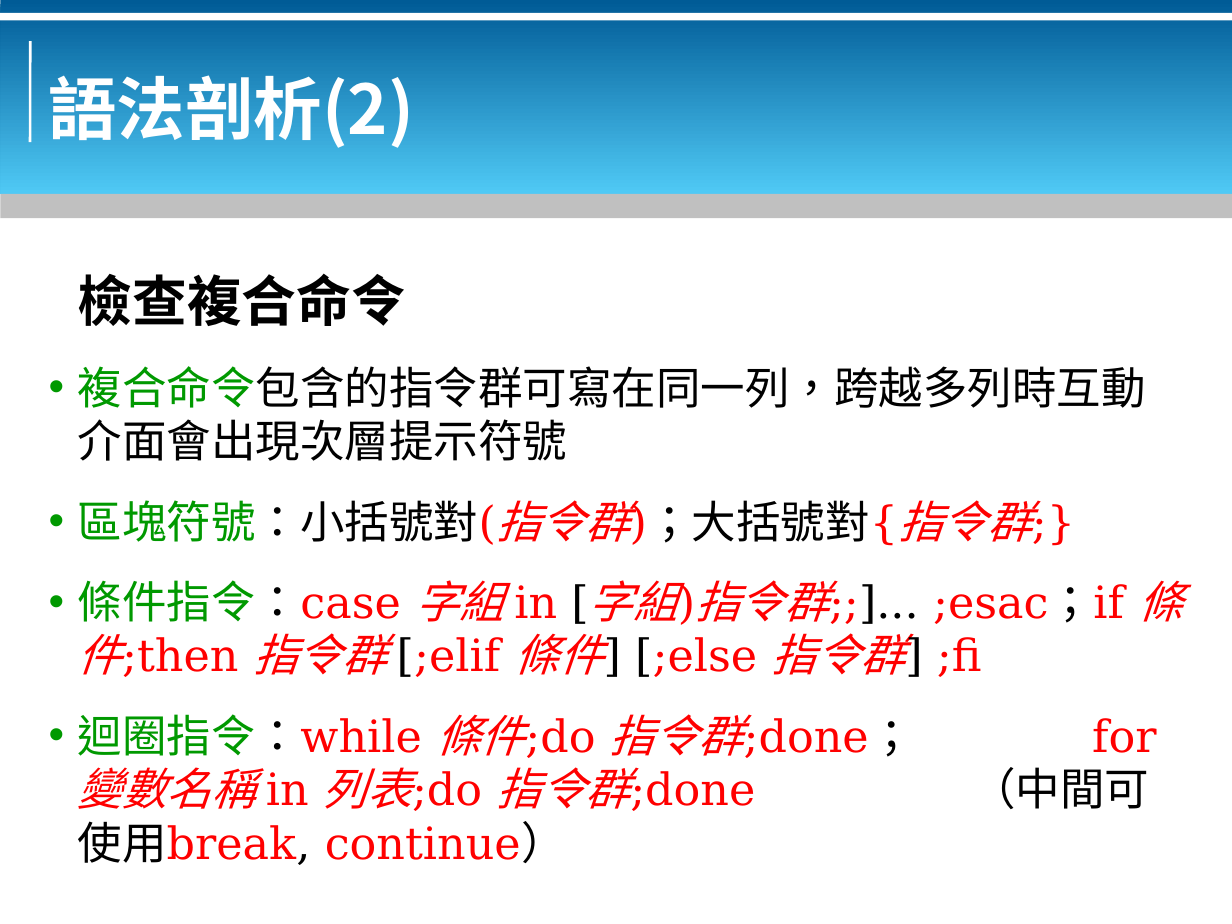
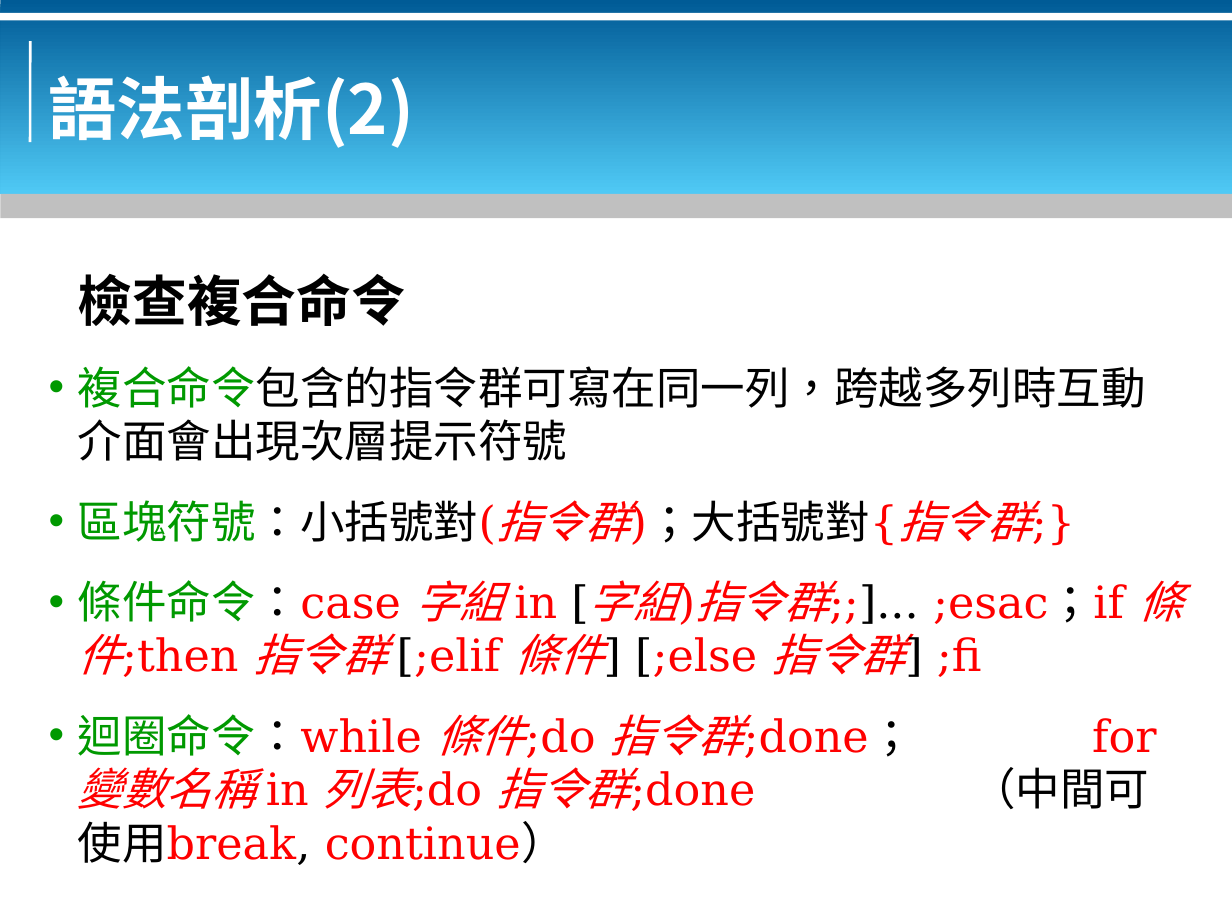
Before and after one commit to bluebat/.presentations, a slide deck: slide 8 of bash-basics.odp. Drawn at 1232x924 pixels with LibreOffice and Linux fonts; fonts in the diff are those of the drawing; background and template pictures are left out. Boxes give left, top, right and bottom in pixels: in the first picture for what was removed or moved away, otherwise in the second. Text is boxed around its words. In the diff, an @@ line names an element or a change of style, - is before the commit and + after.

```diff
--- a/bash-basics.odp
+++ b/bash-basics.odp
@@ text at box(78, 580, 1182, 865): text changed @@
-• 條件指令：case 字組 in [字組)指令群;;]... ;esac；if 條件;then 指令群 [;elif 條件] [;else 指令群] ;fi
-• 迴圈指令：while 條件;do 指令群;done； for 變數名稱 in 列表;do 指令群;done （中間可使用break, continue）
+• 條件命令：case 字組 in [字組)指令群;;]... ;esac；if 條件;then 指令群 [;elif 條件] [;else 指令群] ;fi
+• 迴圈命令：while 條件;do 指令群;done； for 變數名稱 in 列表;do 指令群;done （中間可使用break, continue）
```
Also in this commit, not shown: 15 other slides changed, 2 other files.
